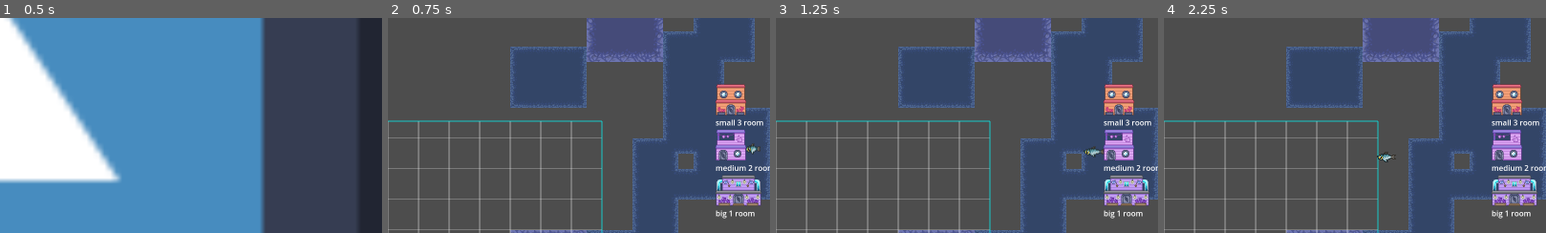
Above: before the commit, frames 1-4 (left to right).
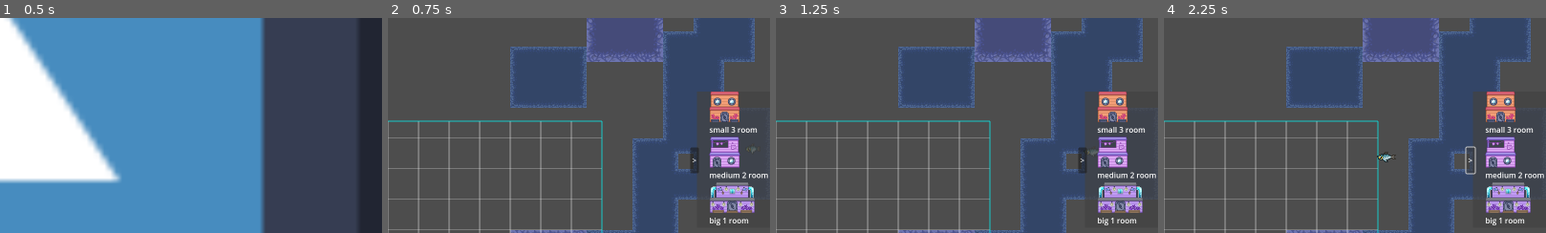
Above: after the commit, the same moments.

Repository: Glue-N-Wrench/built-for-scales
Game: Godot game, scene res://PlayableScenes/MainMenu.tscn
The game is run twice, just before and just after one commit, with the same random seed, the same clock (stepped at 60 frames per second) and the same inputs. The engine's default icon, where the game draws it, is replaced by a stand-in: a white triangle on a blue panel in a dark square.
Inputs (mouse positions are % of the whole screen's width and height, from its top left):
- Up to frame 1 (0.5 s): no input
- Up to frame 2 (0.75 s): click "Start" at 0.5 s
- Up to frame 3 (1.25 s): no input
- Up to frame 4 (2.25 s): click (90, 48) at 1.25 s, where only the run after the commit has a clickable ">"; click (98, 48) at 2 s, where only the run after the commit has a clickable "<"
The pictures show only the part of the screen within x 50-100%, y 15-65%; the shares and areas given below are measured in that part.

Frame 1 is identical in both runs. In frame 2, 10% of the frame differs, in the area x 79-100%, y 30-97%; in frame 3, 10%; in frame 4, 10%, in the area x 78-100%, y 30-97%.

Commit message:
made building tray

Diff:
--- a/Objects/Houses/base_house.tscn
+++ b/Objects/Houses/base_house.tscn
@@ -2,14 +2,13 @@
 
 [ext_resource type="Script" path="res://Objects/Houses/BaseHouse.gd" id="1_kh4vs"]
 [ext_resource type="Shape2D" uid="uid://bvaj2m4ho7oqo" path="res://Objects/Houses/shapes/2x2square.tres" id="2_04yey"]
-[ext_resource type="PackedScene" path="res://UI/fish_details.tscn" id="2_eh5nu"]
+[ext_resource type="PackedScene" uid="uid://t82iw71wy3k8" path="res://UI/fish_details.tscn" id="2_eh5nu"]
 [ext_resource type="Texture2D" uid="uid://dumvjuhjtl14i" path="res://Objects/Houses/Textures/house_2x2_a.png" id="4_r1yb7"]
 
 [node name="BaseHouse" type="Node2D"]
 texture_filter = 1
 script = ExtResource("1_kh4vs")
 fish_capacity = 3
-offset = null
 shape = ExtResource("2_04yey")
 
 [node name="FishDetails" parent="." instance=ExtResource("2_eh5nu")]
@@ -26,7 +25,7 @@
 [node name="Area2D" type="Area2D" parent="."]
 
 [node name="CollisionPolygon2D" type="CollisionPolygon2D" parent="Area2D"]
-polygon = PackedVector2Array(-64, -64, -64, 64, 64, 64, 64, -64)
+polygon = PackedVector2Array(-60, -60, -60, 60, 60, 60, 60, -60)
 
 [connection signal="mouse_entered" from="Area2D" to="." method="_on_area_2d_mouse_entered"]
 [connection signal="mouse_exited" from="Area2D" to="." method="_on_area_2d_mouse_exited"]
--- /dev/null
+++ b/UI/BuldingMenu/BuildingTray.gd
@@ -0,0 +1,20 @@
+extends ColorRect
+
+var open = true
+const speed = 12
+
+func _process(delta):
+	if open:
+		if position.x>0:
+			position.x-=speed
+	else:
+		if position.x<125:
+			position.x+=speed
+
+func _on_tray_button_pressed():
+	if open:
+		open = false
+		$TrayButton.text = '<'
+	else:
+		open = true
+		$TrayButton.text = '>'
--- a/UI/statsUI/mainUI.tscn
+++ b/UI/statsUI/mainUI.tscn
@@ -1,12 +1,13 @@
-[gd_scene load_steps=17 format=3 uid="uid://b0krhlmapyjp3"]
-
-[ext_resource type="PackedScene" path="res://UI/house_card.tscn" id="1_xtr25"]
+[gd_scene load_steps=18 format=3 uid="uid://b0krhlmapyjp3"]
+
+[ext_resource type="PackedScene" uid="uid://bvlsnxcaagq3r" path="res://UI/house_card.tscn" id="1_xtr25"]
 [ext_resource type="Script" path="res://UI/statsUI/StatsUi.gd" id="2_g15dv"]
 [ext_resource type="Texture2D" uid="uid://cihdmi2wqfamr" path="res://UI/statsUI/UI_SpriteSheet.png" id="5_6uqes"]
-[ext_resource type="LabelSettings" path="res://UI/mainUILabelSettings.tres" id="5_qkcwe"]
+[ext_resource type="LabelSettings" uid="uid://caqxmmeh7x3jl" path="res://UI/mainUILabelSettings.tres" id="5_qkcwe"]
 [ext_resource type="Script" path="res://UI/statsUI/DayIndicator.gd" id="6_fk8a3"]
 [ext_resource type="Texture2D" uid="uid://ck0v2xhou51mh" path="res://UI/statsUI/ui_housetooltip_fish_strip4.png" id="6_v2m0y"]
 [ext_resource type="Script" path="res://UI/statsUI/gameOverDisplay.gd" id="7_smfhu"]
+[ext_resource type="Script" path="res://UI/BuldingMenu/BuildingTray.gd" id="8_r84q3"]
 [ext_resource type="PackedScene" uid="uid://sfsnkv77s25d" path="res://UI/Options/OptionsMenu.tscn" id="8_s3b0f"]
 
 [sub_resource type="AtlasTexture" id="AtlasTexture_67823"]
@@ -218,30 +219,68 @@
 layout_mode = 2
 texture_normal = SubResource("AtlasTexture_x20ui")
 
-[node name="BuldingMenu" type="VBoxContainer" parent="."]
-texture_filter = 1
-anchors_preset = -1
-anchor_left = 1.0
-anchor_top = 0.219
-anchor_right = 1.0
-anchor_bottom = 0.781
-offset_left = -105.0
-offset_top = 75.4
-offset_bottom = -75.4001
-grow_horizontal = 2
-
-[node name="HouseCard" parent="BuldingMenu" instance=ExtResource("1_xtr25")]
-layout_mode = 2
-
-[node name="HouseCard2" parent="BuldingMenu" instance=ExtResource("1_xtr25")]
-layout_mode = 2
-houseNumb = 1
-
-[node name="HouseCard3" parent="BuldingMenu" instance=ExtResource("1_xtr25")]
-layout_mode = 2
-houseNumb = 2
-
 [node name="OptionsMenu" parent="." instance=ExtResource("8_s3b0f")]
 visible = false
 
+[node name="Control" type="Control" parent="."]
+layout_mode = 3
+anchors_preset = 6
+anchor_left = 1.0
+anchor_top = 0.5
+anchor_right = 1.0
+anchor_bottom = 0.5
+offset_left = -153.0
+offset_top = -162.0
+offset_bottom = 123.0
+grow_horizontal = 0
+grow_vertical = 2
+
+[node name="BuildingTray" type="ColorRect" parent="Control"]
+layout_mode = 1
+anchors_preset = 15
+anchor_right = 1.0
+anchor_bottom = 1.0
+grow_horizontal = 2
+grow_vertical = 2
+color = Color(0.258824, 0.258824, 0.258824, 0.741176)
+script = ExtResource("8_r84q3")
+
+[node name="ColorRect" type="ScrollContainer" parent="Control/BuildingTray"]
+layout_mode = 1
+anchors_preset = 11
+anchor_left = 1.0
+anchor_right = 1.0
+anchor_bottom = 1.0
+offset_left = -127.0
+grow_horizontal = 0
+grow_vertical = 2
+
+[node name="BuldingMenu" type="VBoxContainer" parent="Control/BuildingTray/ColorRect"]
+texture_filter = 1
+layout_mode = 2
+
+[node name="HouseCard" parent="Control/BuildingTray/ColorRect/BuldingMenu" instance=ExtResource("1_xtr25")]
+layout_mode = 2
+
+[node name="HouseCard2" parent="Control/BuildingTray/ColorRect/BuldingMenu" instance=ExtResource("1_xtr25")]
+layout_mode = 2
+houseNumb = 1
+
+[node name="HouseCard3" parent="Control/BuildingTray/ColorRect/BuldingMenu" instance=ExtResource("1_xtr25")]
+layout_mode = 2
+houseNumb = 2
+
+[node name="TrayButton" type="Button" parent="Control/BuildingTray"]
+layout_mode = 1
+anchors_preset = 4
+anchor_top = 0.5
+anchor_bottom = 0.5
+offset_left = -14.0
+offset_top = -25.5
+offset_right = 1.0
+offset_bottom = 28.5
+grow_vertical = 2
+text = ">"
+
 [connection signal="pressed" from="TopRightContainer/SettingsBtn" to="OptionsMenu" method="_on_option_btn_pressed"]
+[connection signal="pressed" from="Control/BuildingTray/TrayButton" to="Control/BuildingTray" method="_on_tray_button_pressed"]
